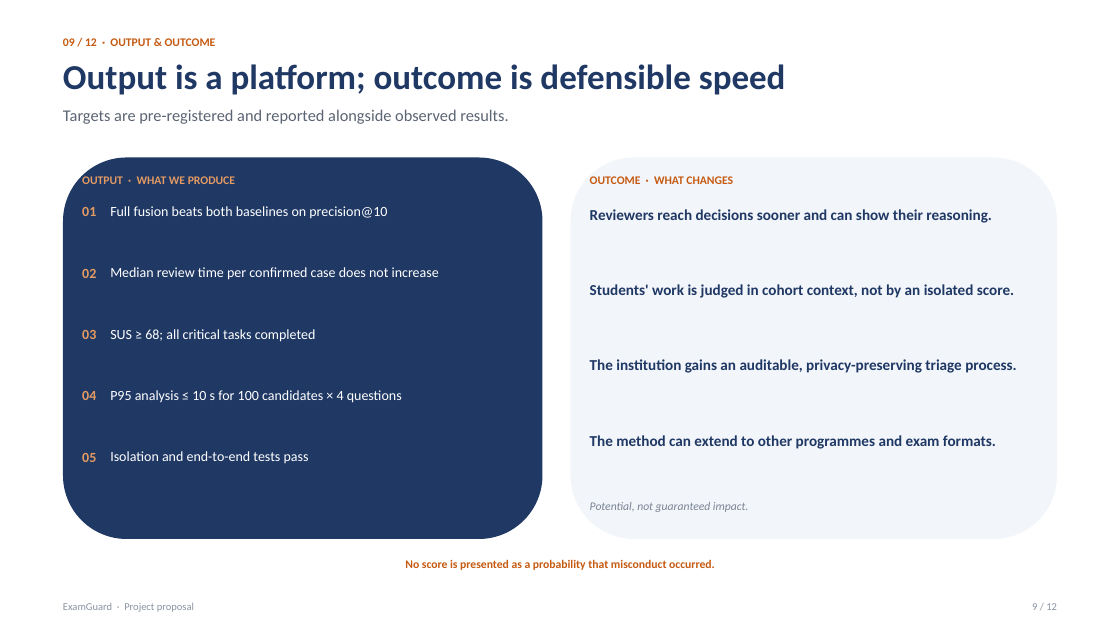
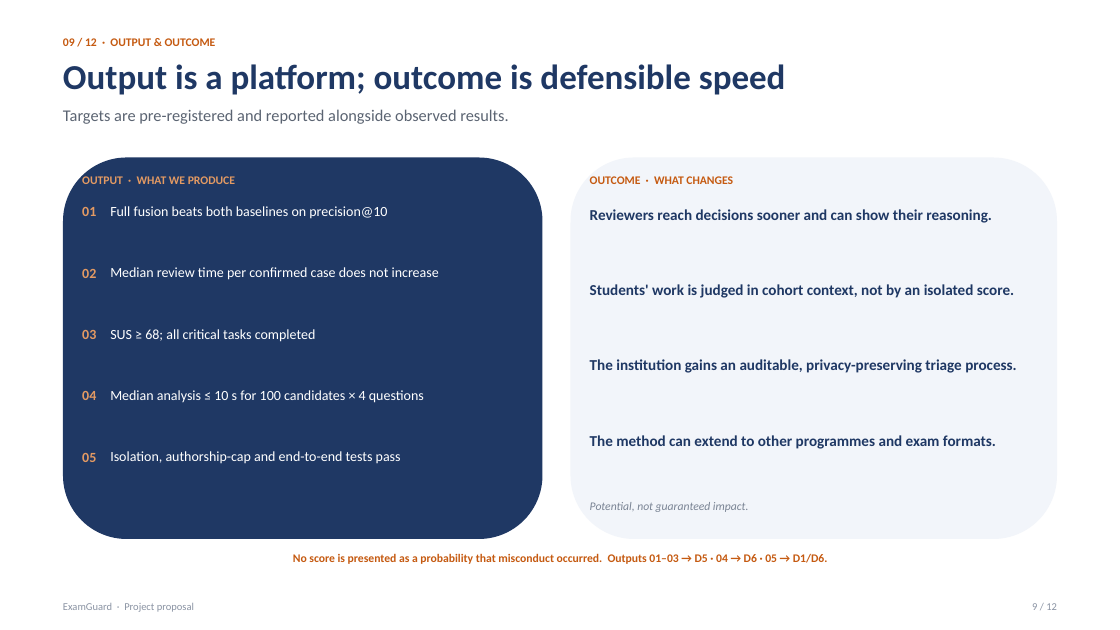
Before and after one commit to kaveeshaliyanage/examguard, a slide deck: slide 9 of docs/ExamGuard-Project-Proposal-Presentation.pptx. Drawn at 1120x630 pixels with LibreOffice and Linux fonts; fonts in the diff are those of the drawing. Boxes give left, top, right and bottom in pixels: in the first picture for what was removed or moved away, otherwise in the second. Text is boxed around its words. In the diff, an @@ line names an element or a change of style, - is before the commit and + after.

```diff
--- a/docs/ExamGuard-Project-Proposal-Presentation.pptx
+++ b/docs/ExamGuard-Project-Proposal-Presentation.pptx
@@ text at (110,390,424,403): text changed @@
-P95 analysis ≤ 10 s for 100 candidates × 4 questions
+Median analysis ≤ 10 s for 100 candidates × 4 questions
@@ text at (110,451,401,463): text changed @@
-Isolation and end-to-end tests pass
+Isolation, authorship-cap and end-to-end tests pass
@@ text at (293,553,828,564): text changed @@
-No score is presented as a probability that misconduct occurred.
+No score is presented as a probability that misconduct occurred. Outputs 01–03 → D5 · 04 → D6 · 05 → D1/D6.
```
Also in this commit, not shown: 10 other slides changed, 10 other files.
